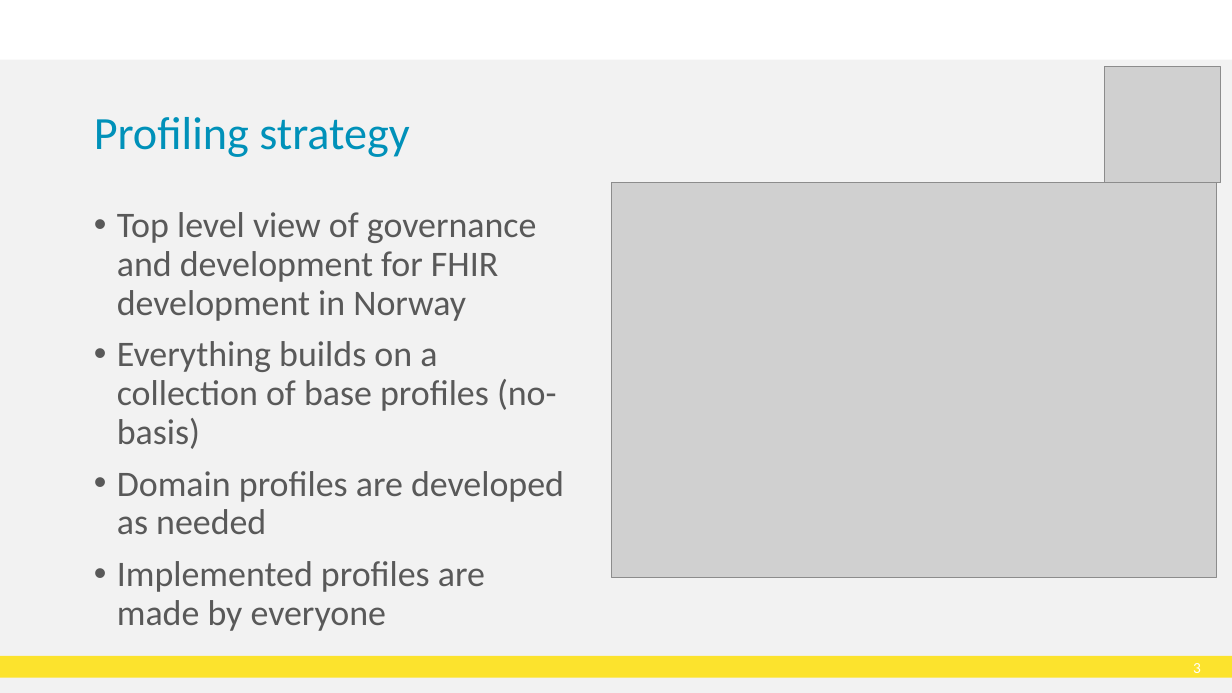
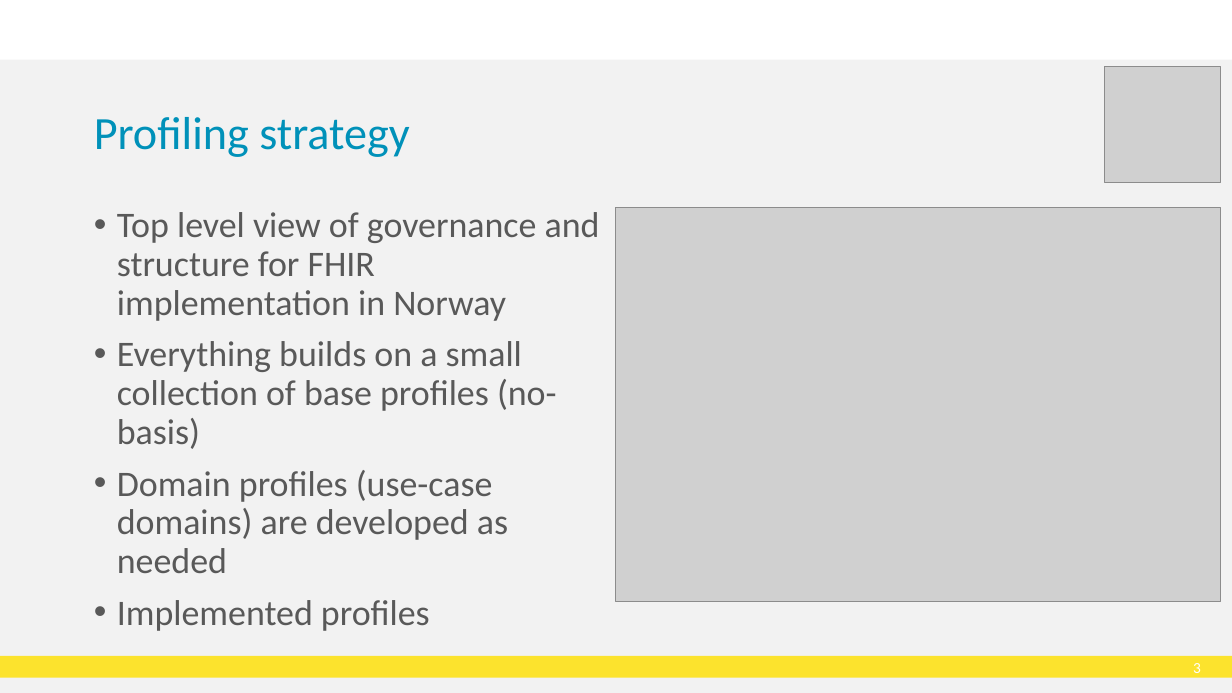
Before and after one commit to HL7Norway/best-practice, a slide deck: slide 4 of docs/presentasjoner/DD23_CT_230508_Thomas_Tveit_Rosenlund_FHIR-in-Norway.pptx. Drawn at 1232x693 pixels with LibreOffice and Linux fonts; fonts in the diff are those of the drawing; grey boxes stand for pictures; background and template pictures are left out. Boxes give left, top, right and bottom in pixels: in the first picture for what was removed or moved away, otherwise in the second. Text is boxed around its words. In the diff, an @@ line names an element or a change of style, - is before the commit and + after.

```diff
--- a/docs/presentasjoner/DD23_CT_230508_Thomas_Tveit_Rosenlund_FHIR-in-Norway.pptx
+++ b/docs/presentasjoner/DD23_CT_230508_Thomas_Tveit_Rosenlund_FHIR-in-Norway.pptx
@@ picture: place and size @@
-picture at [612,182,1217,577]
+picture at [616,207,1222,602]
@@ text at [117,212,600,631]: text changed @@
-• Top level view of governance and development for FHIR development in Norway
-• Everything builds on a collection of base profiles (no-basis)
-• Domain profiles are developed as needed
-• Implemented profiles are made by everyone
+• Top level view of governance and structure for FHIR implementation in Norway
+• Everything builds on a small collection of base profiles (no-basis)
+• Domain profiles (use-case domains) are developed as needed
+• Implemented profiles
```
Also in this commit, not shown: 1 other slide changed, 2 slides added.
